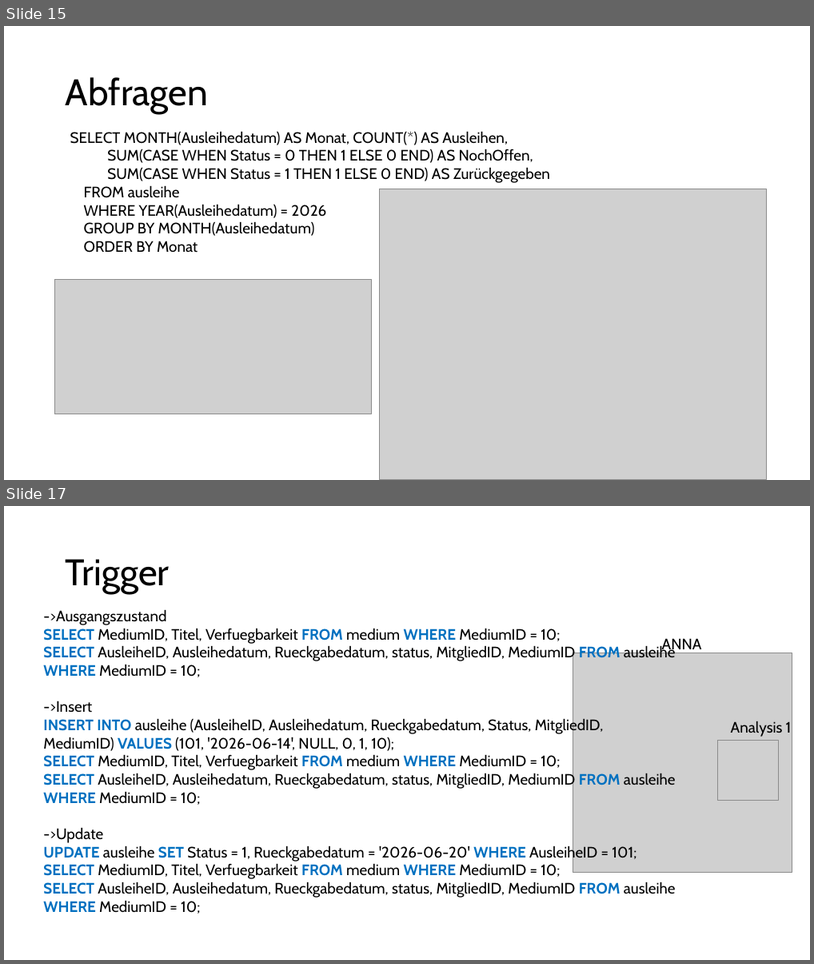
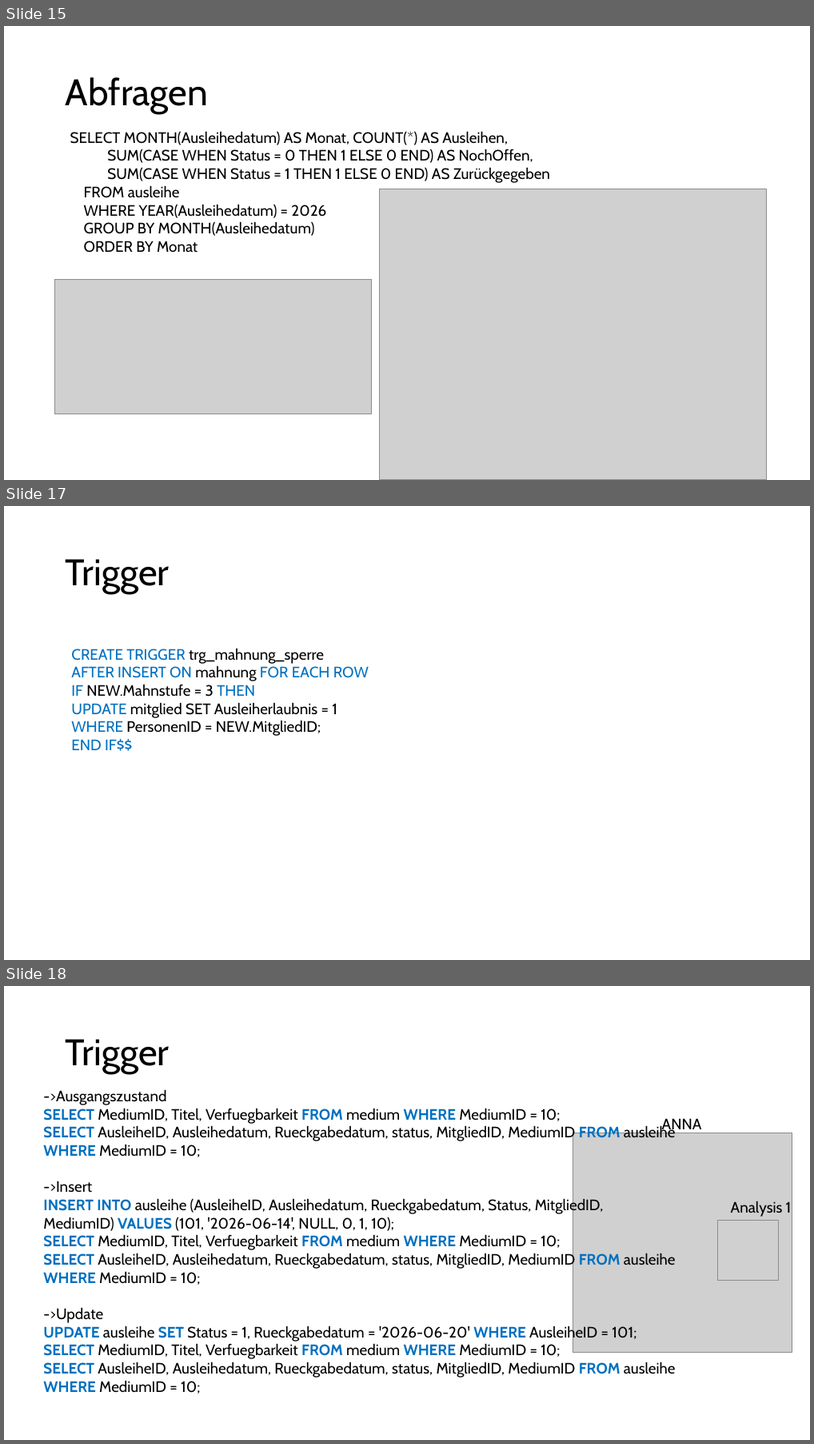
Before and after one commit to mi-0110/datenbanken-bib, a slide deck: BibPräsi.pptx. Shown one above the other, each under a label of ours: slides 15 and 17 before the commit, slides 15, 17 and 18 after it; the slides between them are not shown. The pictures are 814x964 and 814x1444 pixels, drawn with LibreOffice and Linux fonts; fonts in the diff are those of the drawing; grey boxes stand for pictures. Boxes give left, top, right and bottom in pixels: in the first picture for what was removed or moved away, otherwise in the second. Text is boxed around its words. In the diff, an @@ line names an element or a change of style, - is before the commit and + after.

```diff
--- a/BibPräsi.pptx
+++ b/BibPräsi.pptx
@@ slide 17 added at (4,506,810,960), background #FFFFFF @@
@@ title added at (66,559,170,594), 44 pt, text #000000 @@
+Trigger
@@ text added at (71,648,369,751), 18 pt, text #000000 @@
+CREATE TRIGGER trg_mahnung_sperre
+AFTER INSERT ON mahnung FOR EACH ROW
+IF NEW.Mahnstufe = 3 THEN
+UPDATE mitglied SET Ausleiherlaubnis = 1
+WHERE PersonenID = NEW.MitgliedID;
+END IF$$
@@ what was slide 17 is now slide 18 @@
```
Also in this commit, not shown: 4 slides changed, 2 other slides added, 6 other files.
